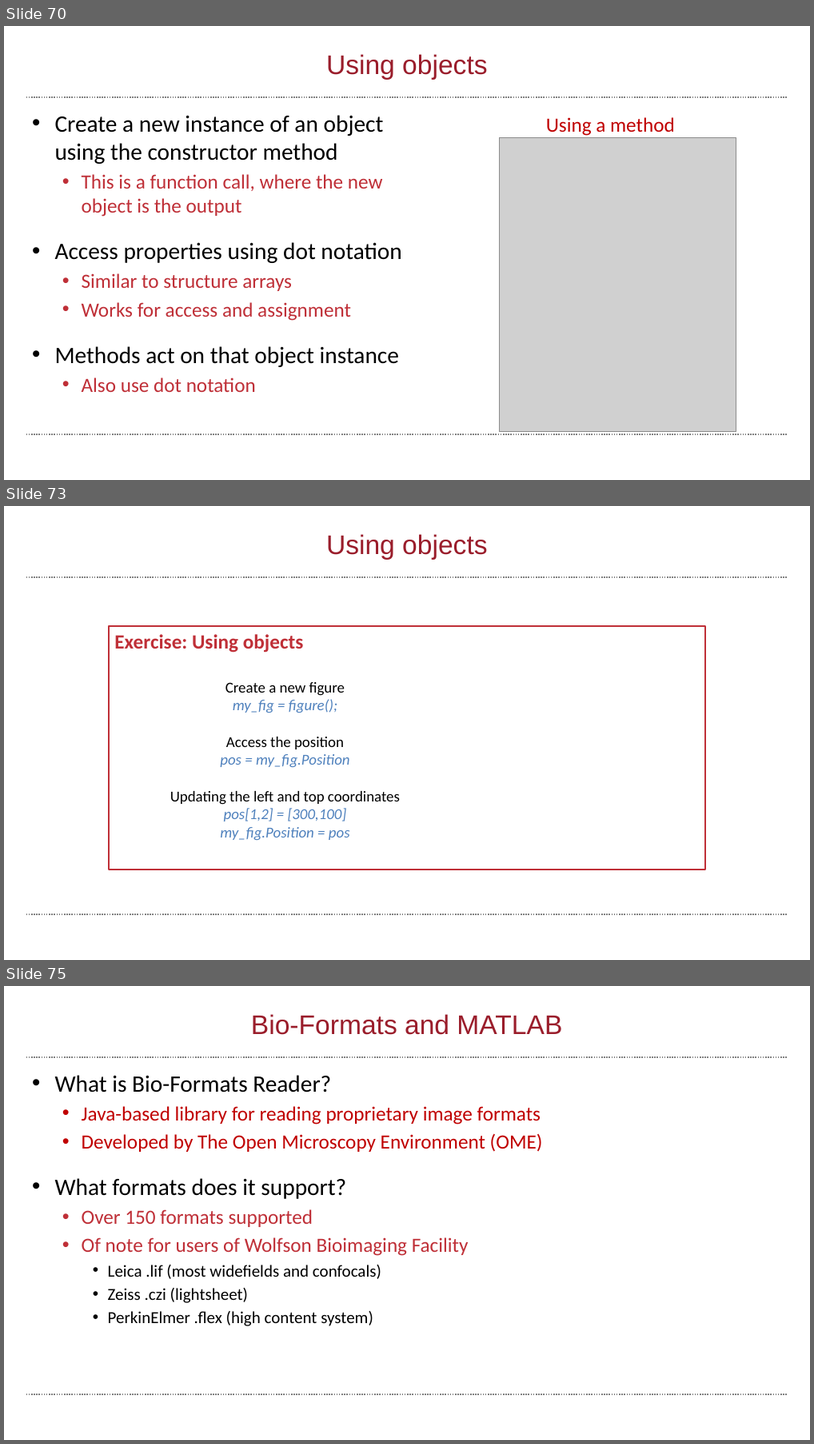
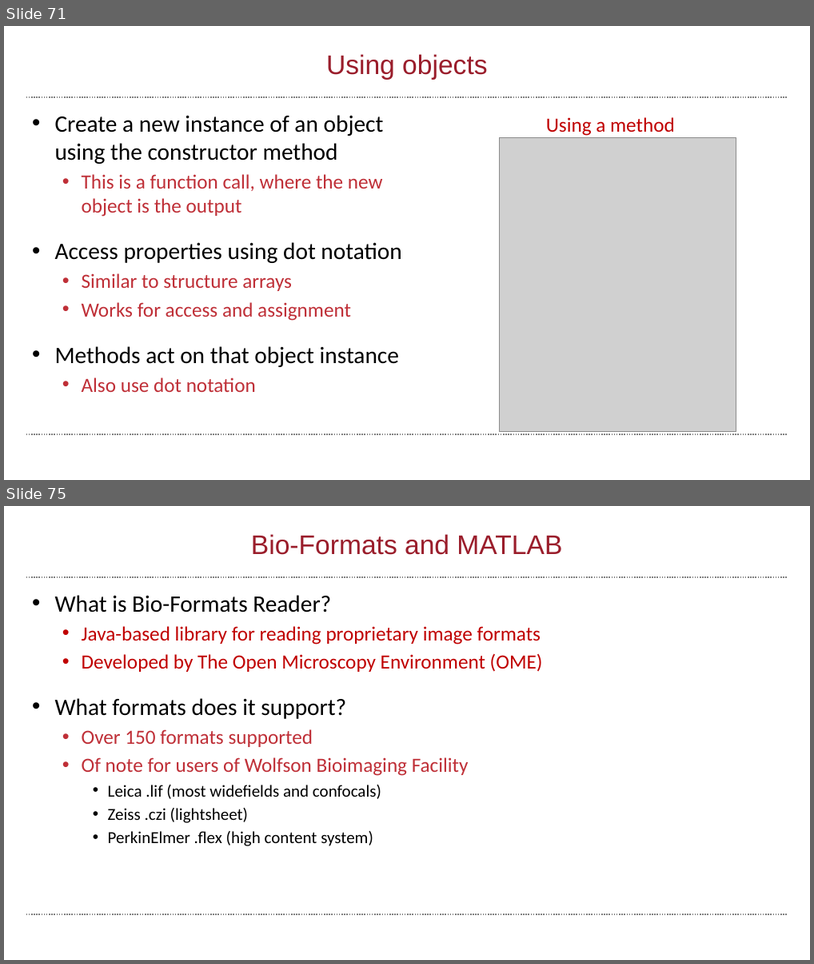
Before and after one commit to wbif-bristol/MATLAB-course, a slide deck: Session 3 - Advanced data structures/MATLAB Session 3.pptx. Shown one above the other, each under a label of ours: slides 70, 73 and 75 before the commit, slides 71 and 75 after it; the slides between them are not shown. The pictures are 814x1444 and 814x964 pixels, drawn with LibreOffice and Linux fonts; fonts in the diff are those of the drawing; grey boxes stand for pictures; background and template pictures are left out. Boxes give left, top, right and bottom in pixels: in the first picture for what was removed or moved away, otherwise in the second. Text is boxed around its words. In the diff, an @@ line names an element or a change of style, - is before the commit and + after.

Commit message:
Started exercises

```diff
--- a/Session 3 - Advanced data structures/MATLAB Session 3.pptx
+++ b/Session 3 - Advanced data structures/MATLAB Session 3.pptx
@@ slide 73 removed at (4,506,810,960), background #FFFFFF; not listed: 2 template elements that a slide beside it also shows @@
@@ title removed at (326,534,487,560) @@
-Using objects
@@ rectangle removed at (109,626,706,869) @@
@@ text removed at (114,634,303,652) @@
-Exercise: Using objects
@@ text removed at (170,682,400,840) @@
-Create a new figure
-my_fig = figure();
-Access the position
-pos = my_fig.Position
-Updating the left and top coordinates
-pos[1,2] = [300,100]
-my_fig.Position = pos
@@ what was slide 70 is now slide 71 @@
```
Also in this commit, not shown: 11 slides changed, 1 slide added, 9 other files.
